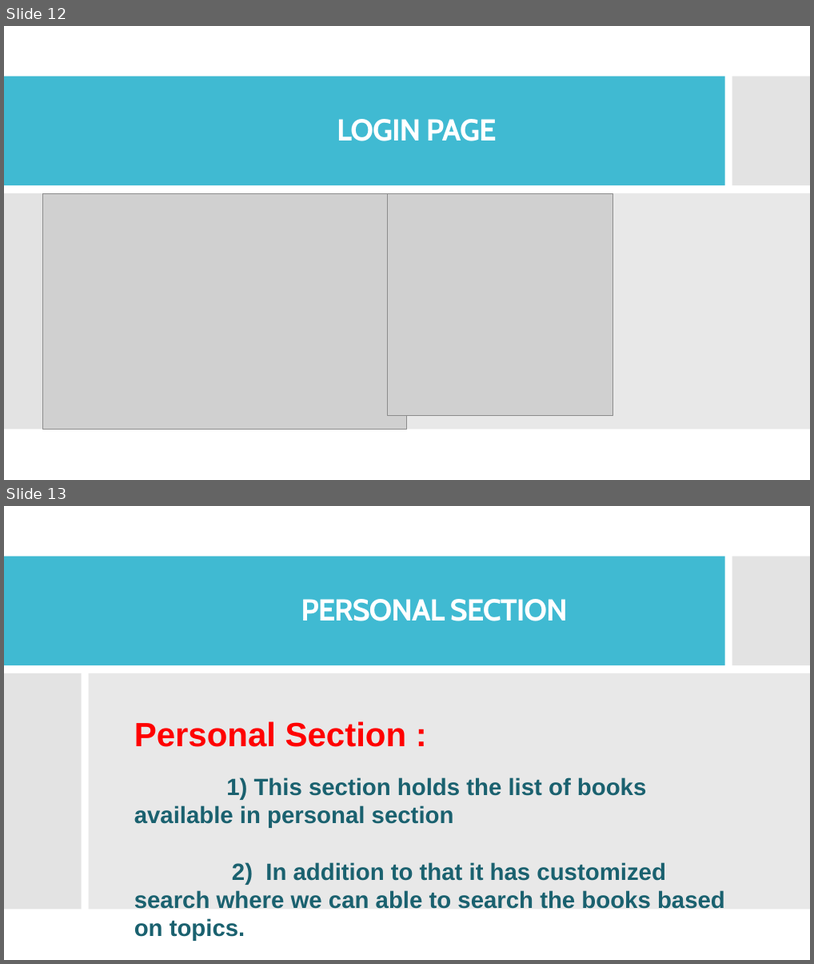
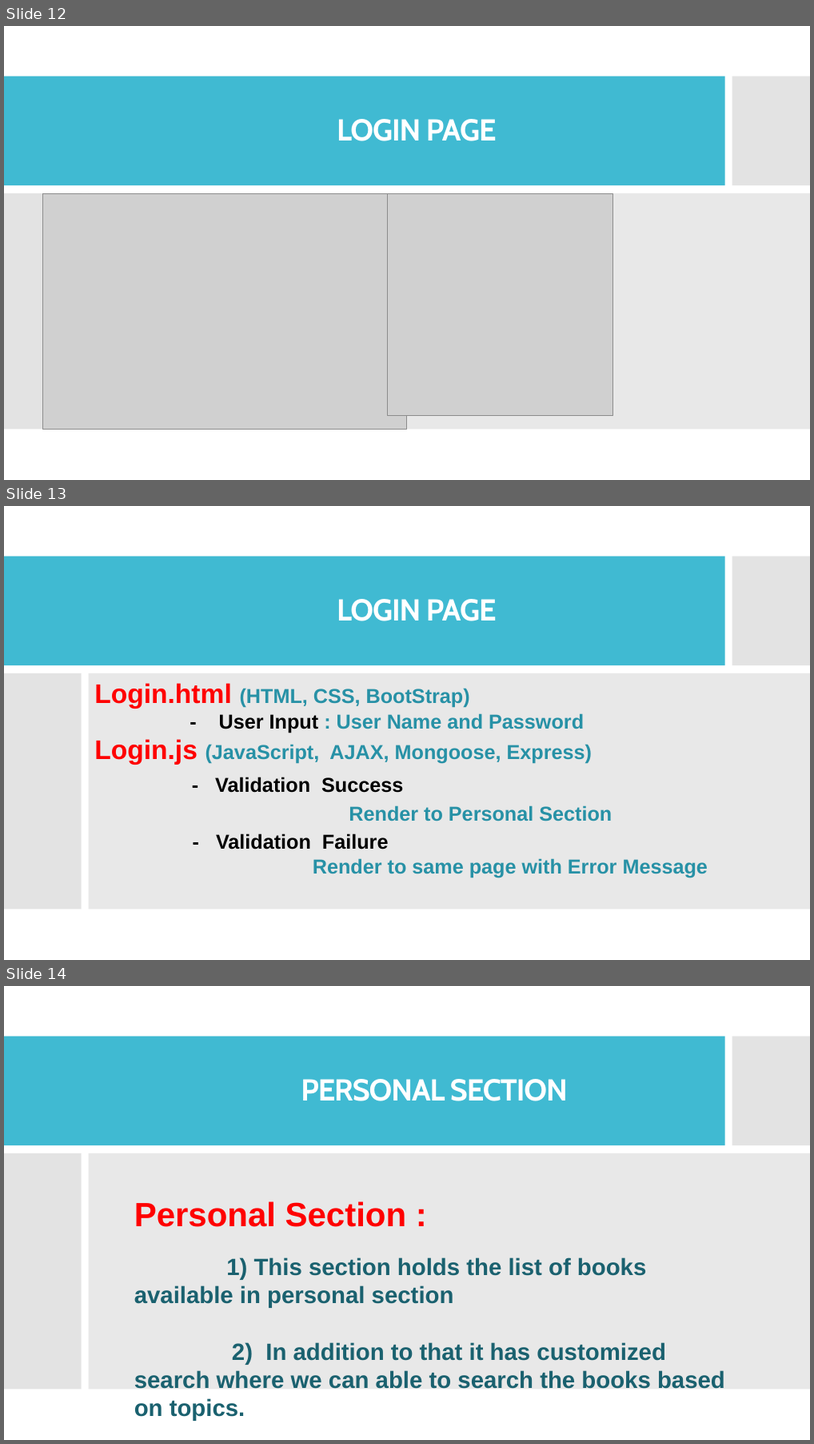
Before and after one commit to wangyang325/CS615Project, a slide deck: Presentation/Social Books.pptx. Shown one above the other, each under a label of ours: slides 12 and 13 before the commit, slides 12, 13 and 14 after it. The pictures are 814x964 and 814x1444 pixels, drawn with LibreOffice and Linux fonts; fonts in the diff are those of the drawing; grey boxes stand for pictures. Boxes give left, top, right and bottom in pixels: in the first picture for what was removed or moved away, otherwise in the second. Text is boxed around its words. In the diff, an @@ line names an element or a change of style, - is before the commit and + after.

```diff
--- a/Presentation/Social Books.pptx
+++ b/Presentation/Social Books.pptx
@@ slide 13 added at box(4, 506, 810, 960), background #FFFFFF; not listed: 2 template elements that a slide beside it also shows @@
@@ rectangle added at box(4, 506, 810, 960), fill #FFFFFF @@
@@ rectangle added at box(4, 556, 726, 666), fill #40BAD2 @@
@@ rectangle added at box(733, 556, 810, 666), fill #C8C8C8 at 50% opacity @@
@@ title added at box(337, 599, 497, 621), 36 pt, text #FFFFFF, bold @@
+LOGIN PAGE
@@ rectangle added at box(4, 673, 82, 909), fill #C8C8C8 at 50% opacity @@
@@ rectangle added at box(89, 673, 810, 909), fill #D9D9D9 at 60% opacity @@
@@ text added at box(94, 683, 708, 878), 24 pt, text #2791A6, bold @@
+Login.html (HTML, CSS, BootStrap)
+- User Input : User Name and Password
+Login.js (JavaScript, AJAX, Mongoose, Express)
+- Validation Success
+Render to Personal Section
+- Validation Failure
+Render to same page with Error Message
@@ what was slide 13 is now slide 14 @@
```
Also in this commit, not shown: 7 slides changed, 3 other slides added, 4 slides removed.
